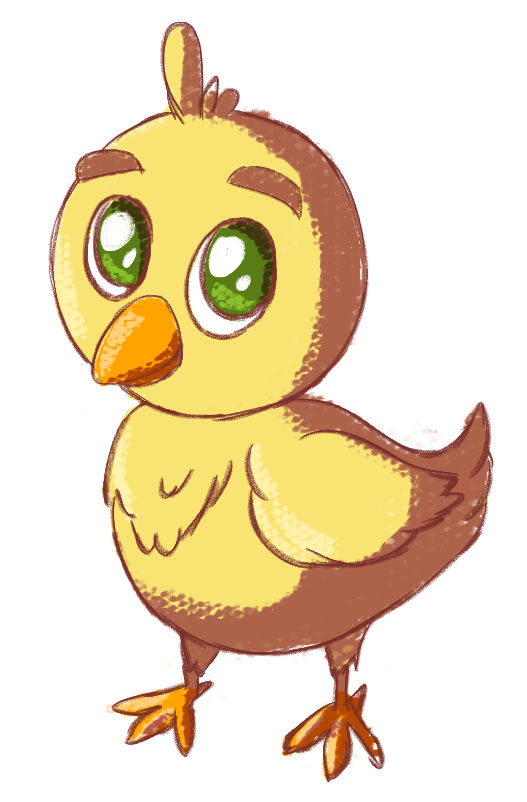
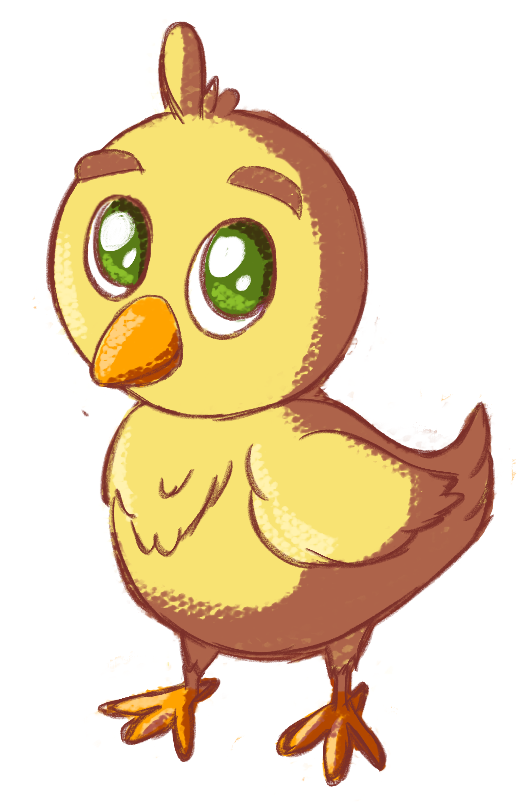
Two versions of the same layered image (527x802). Layer-by-layer changes:
showed "Group 2" over box(32, 19, 517, 801)
showed "Group 1" over box(48, 19, 511, 787)
